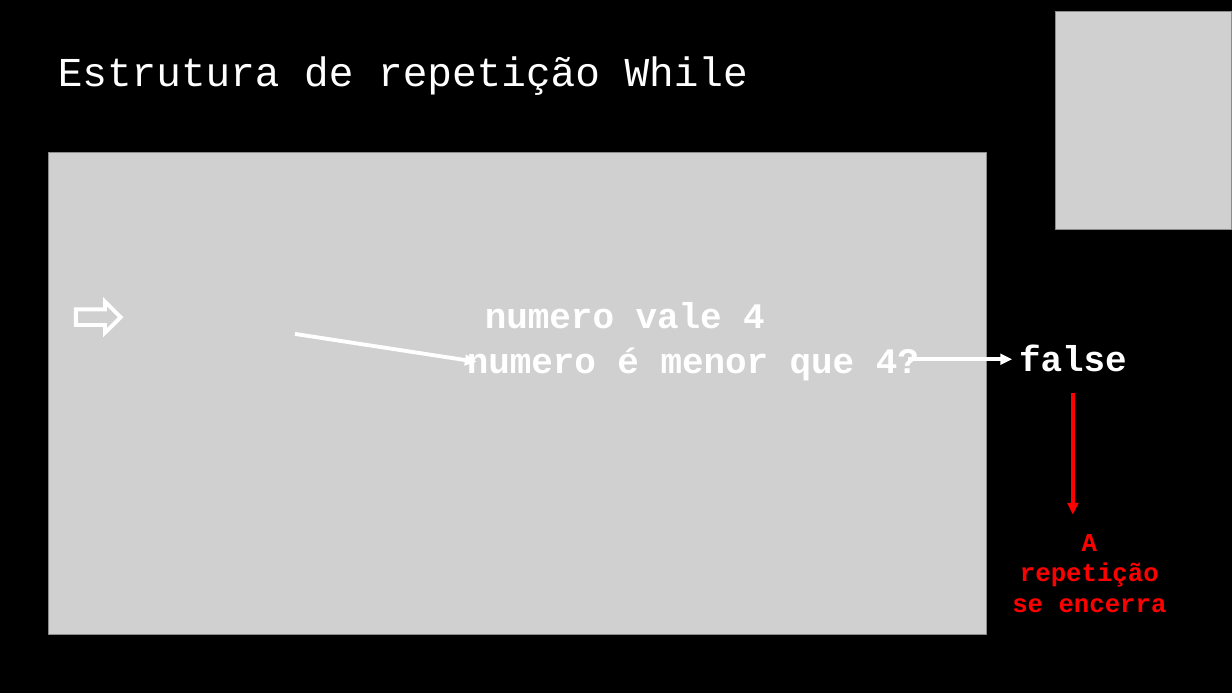
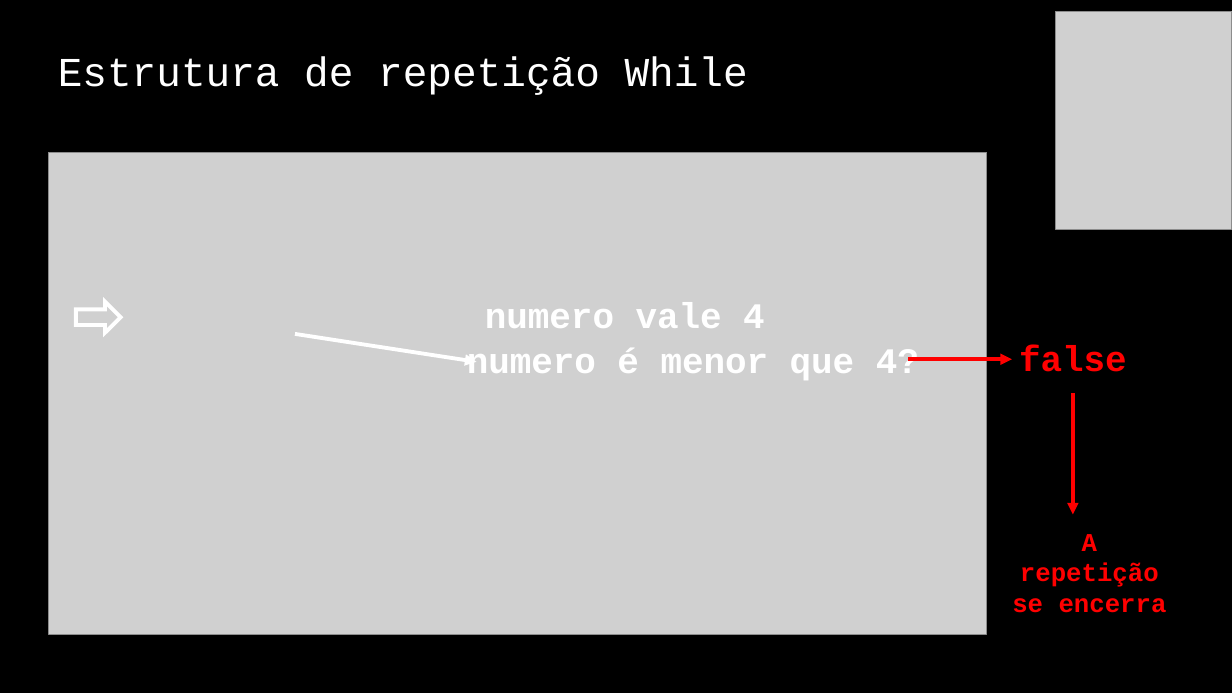
Before and after one commit to jrdutra/algoritmos, a slide deck: slide 37 of material_de_apoio/resumo_pratico.pptx. Drawn at 1232x693 pixels with LibreOffice and Linux fonts; fonts in the diff are those of the drawing; grey boxes stand for pictures. Boxes give left, top, right and bottom in pixels: in the first picture for what was removed or moved away, otherwise in the second. Text is boxed around its words. In the diff, an @@ line names an element or a change of style, - is before the commit and + after.

```diff
--- a/material_de_apoio/resumo_pratico.pptx
+++ b/material_de_apoio/resumo_pratico.pptx
@@ text "false" at [1019,345,1127,372]: text colour #FFFFFF to #FF0000 @@
@@ arrow (909, 360) - (1012, 360): stroke #FFFFFF 3 pt to #FF0000 3 pt @@
```
Also in this commit, not shown: 3 other slides changed, 14 slides added.
